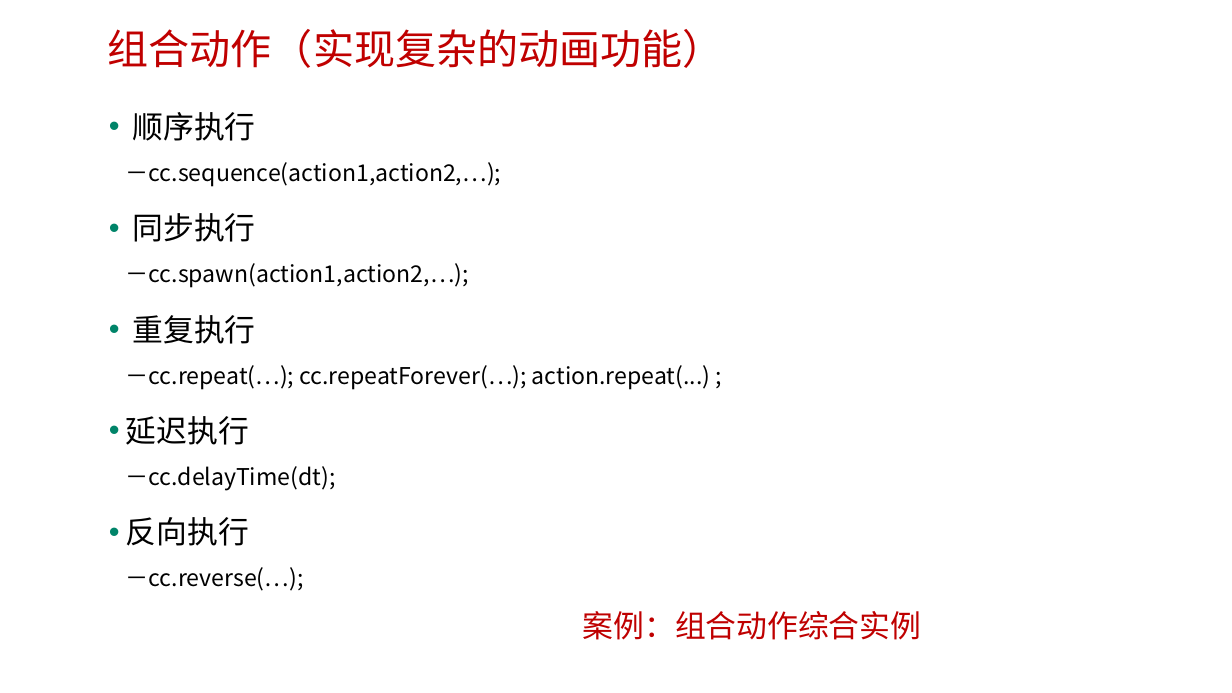
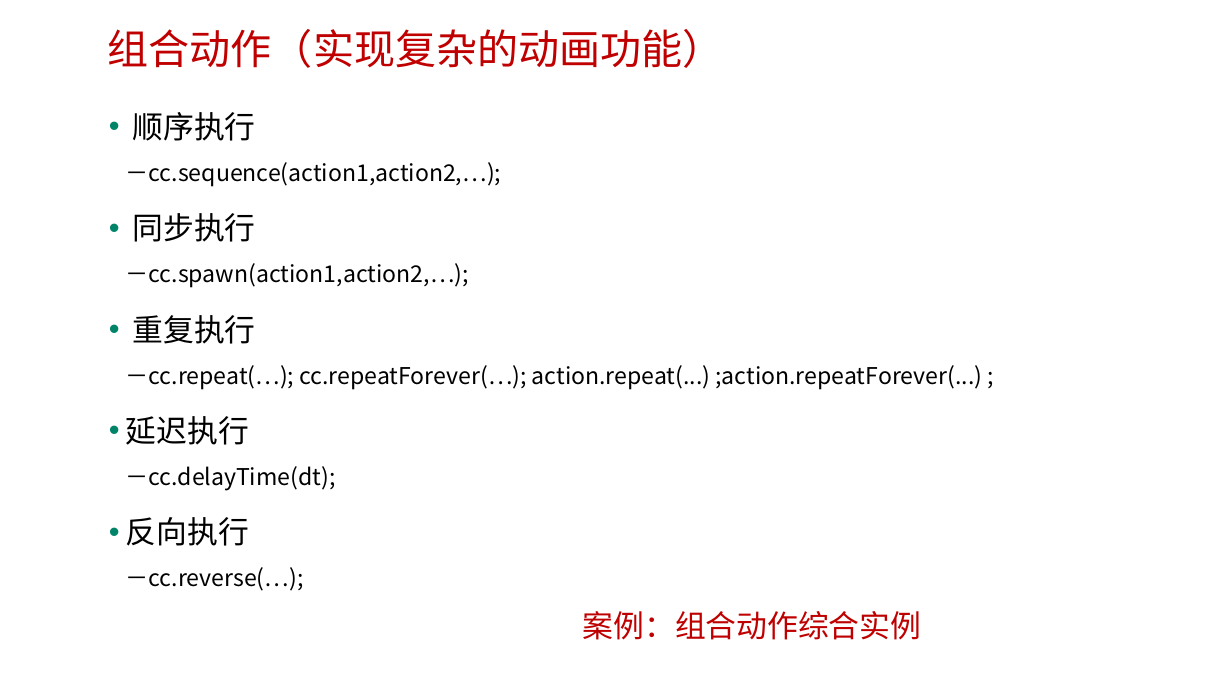
Before and after one commit to edu2act/course-H5-Animation-and-Game-Development, a slide deck: slide 13 of 课程PPT/（10）动作与动画.ppt. Drawn at 1232x693 pixels with LibreOffice and Linux fonts; fonts in the diff are those of the drawing; background and template pictures are left out. Boxes give left, top, right and bottom in pixels: in the first picture for what was removed or moved away, otherwise in the second. Text is boxed around its words. In the diff, an @@ line names an element or a change of style, - is before the commit and + after.

```diff
--- a/课程PPT/（10）动作与动画.ppt
+++ b/课程PPT/（10）动作与动画.ppt
@@ text at <box>126,315,983,389</box>: text changed @@
-• 重复执行
-  －cc.repeat(…); cc.repeatForever(…); action.repeat(...) ;
+• 重复执行
+  －cc.repeat(…); cc.repeatForever(…); action.repeat(...) ;action.repeatForever(...) ;
```
Also in this commit, not shown: 3 other files.
